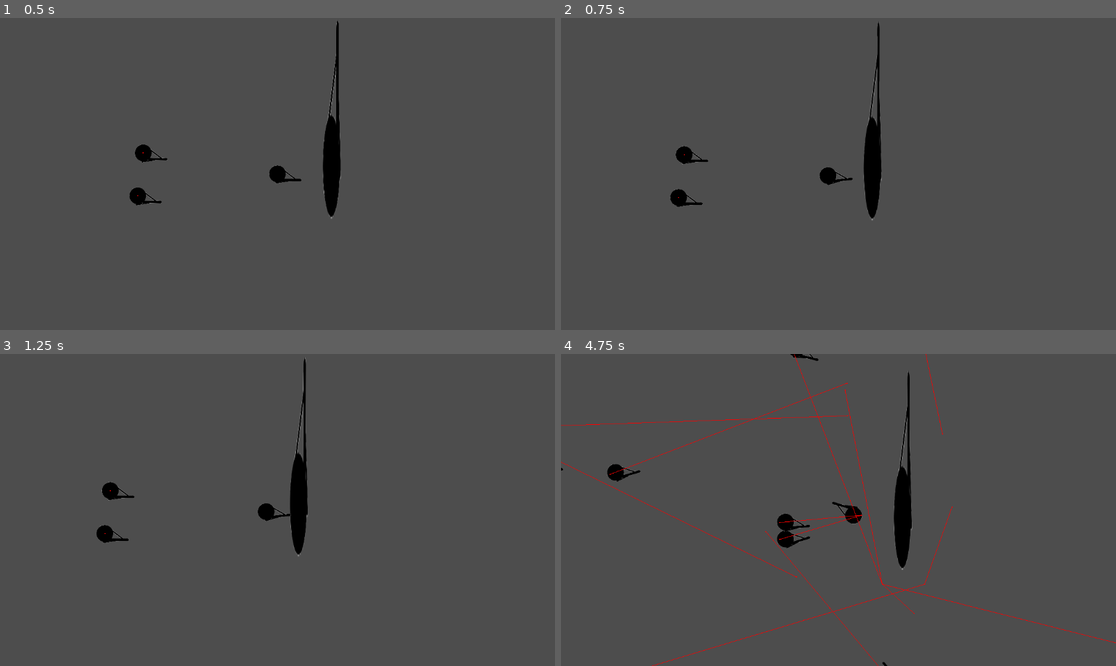
Above: before the commit, frames 1-4 (two rows, left to right).
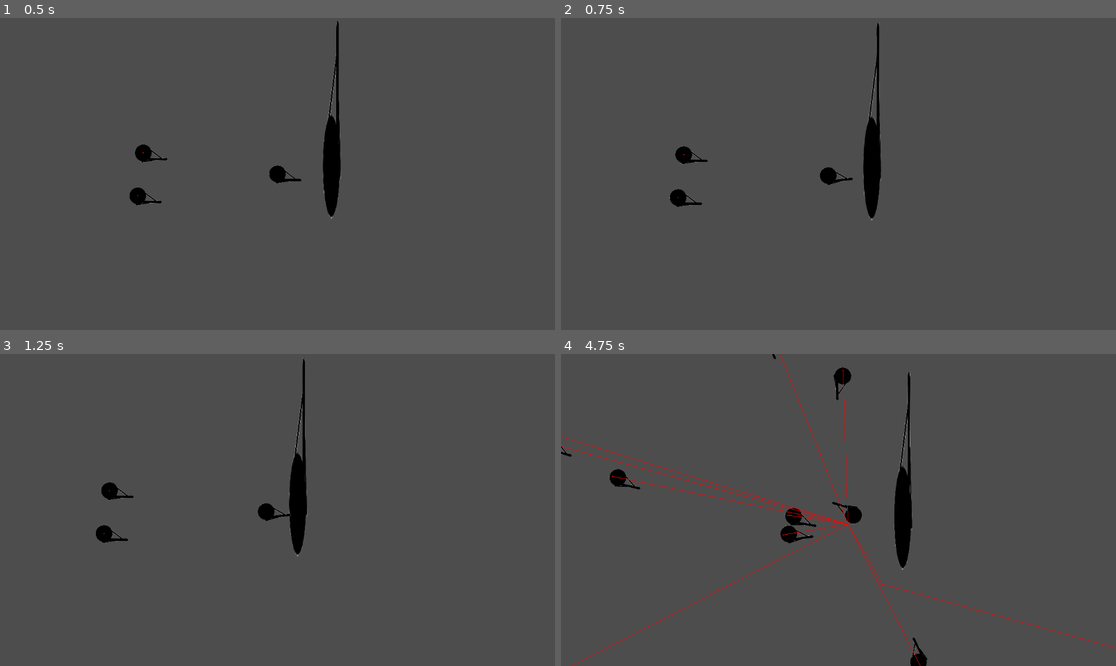
Above: after the commit, the same moments.

Repository: RealBenjo/Dead-Deal
Game: Godot game, scene res://scenes/levels/outside.tscn
Same seed, same stepped clock (60 frames per second), same inputs: the game is played once before the commit and once after it.
Inputs (mouse positions are in pixels of both pictures, inside the frame that each line leads up to):
- Up to frame 1 (0.5 s): no input
- Up to frame 2 (0.75 s): tap Enter at 0.5 s; move the mouse to (960, 158) at 0.52 s; hold D (right) from 0.53 s (still down); hold C (state_toggle) from 0.53 s (still down)
- Up to frame 3 (1.25 s): keep holding D (right); keep holding C (state_toggle)
- Up to frame 4 (4.75 s): move the mouse to (727, 525) at 1.27 s; release D (right) at 1.28 s; release C (state_toggle) at 1.28 s; hold S (down) 1.28-2.03 s; click (727, 525) at 1.35 s; tap C (state_toggle) at 1.55, 2.3, 2.85, 4.55 s; move the mouse to (894, 441) at 2.02 s; hold D (right) 2.03-2.78 s; hold Right mouse button (secondary_action) 2.03-2.78 s; move the mouse to (810, 572) at 2.77 s; hold W (up) 2.78-3.53 s; move the mouse to (1005, 556) at 3.52 s; hold C (state_toggle) 3.53-4.28 s; hold A (left) from 3.53 s (still down); move the mouse to (672, 463) at 4.27 s; click (672, 463) at 4.35 s

Frame 1 is identical in both runs. In frame 2, 0.3% of the frame differs, in the area x 19-58%, y 1-65%; in frame 3, 0.4%; in frame 4, 3.1%, in the area x 0-100%, y 0-100%.

Commit message:
Enemy states v0.1

Diff:
--- a/scenes/enemies/enemy.gd
+++ b/scenes/enemies/enemy.gd
@@ -10,32 +10,36 @@
 # vision vars
 @export_range(0, 360, 0.1, "degrees") var fov: float = 90.0
 @export var default_vision_length: int = 300
-var vision_length: Vector2 = Vector2(default_vision_length, 0) ##length in pixels
+var vision_length: Vector2 = Vector2(default_vision_length, 0)
 
 # basic functionality vars
-@export var speed: float = 100.0 ##player run speed is 400 for reference
-@export var health: int = 100 ##normal walker zombie has 100 health for reference
-@export var damage: int = 10 ##player health is 100 for reference
-
-#TODO: add awareness with the description down below (the shorter the distance, the faster the awareness buildup)
-##1000 means that if the player is standing still, it will take 1s for the zombie to spot you at the distance of 1000px
-@export var max_awareness: float = 1000.0
+@export var speed: float = 100.0
+@export var health: int = 100
+@export var damage: int = 10
+
+# awareness
+@export var max_awareness: float = 300.0
 var awareness: float = 0.0
 
-#state vars
-var player_seen: bool = false ##if player is seen, this is true
-var sound_heard: bool = false ##if any sound is heard, this is true
-
-#pathfinding vars
-var last_interest_pos: Vector2 ##the position where the enemy wants to go to
-var sound_position: Vector2 ##this position is given by the sound scene
-
-#patrol vars
+# state vars
+enum state {PATROLLING, INVESTIGATING, SEARCHING, ATTACKING}
+var current_state: state = state.PATROLLING
+var player_seen: bool = false
+var sound_heard: bool = false
+@onready var lose_player_timer: Timer = $Timers/LosePlayerTimer
+@onready var search_timer: Timer = $Timers/SearchTimer
+
+# pathfinding vars
+var last_interest_pos: Vector2
+var sound_position: Vector2
+
+# patrol vars
 @onready var patrol_timer: Timer = $Timers/PatrolTimer
-@export var patrol_time_min: float = 10.0 ##the minimum amount of time the enemy WILL stand at a patrol point
-@export var patrol_time_max: float = 30.0 ##the maximum amount of time the enemy CAN stand at a patrol point
+@export var patrol_time_min: float = 10.0
+@export var patrol_time_max: float = 30.0
 var patrol: Array
-var patrol_index: int = 0 # might make patrols with more than 2 positions
+var patrol_index: int = 0
+
 
 
 func _ready() -> void:
@@ -43,95 +47,213 @@
 	patrol_timer.wait_time = randf_range(patrol_time_min, patrol_time_max)
 	vision.target_position = vision_length
 
-func _physics_process(_delta):
-	# handles enemy vision detection
+	lose_player_timer.wait_time = 30.0
+	search_timer.wait_time = 180.0
+
+
+
+func _physics_process(delta):
+	handle_vision()
+	update_awareness(delta)
+
+	var next_path_pos = nav.get_next_path_position()
+	var dir = (next_path_pos - global_position).normalized()
+
+	state_machine(next_path_pos, dir)
+	update_vision_cone()
+
+	if nav.is_navigation_finished():
+		velocity = Vector2.ZERO
+		return
+
+	var desired_velocity = dir * speed
+	nav.set_velocity(desired_velocity)
+	velocity = nav.get_velocity()
+
+	# ✔ smooth rotation for ALL states
+	if dir.length() > 0.1:
+		rotation = lerp_angle(rotation, dir.angle(), 0.1)
+
+	move_and_slide()
+
+
+
+# VISION HANDLING
+func handle_vision() -> void:
 	if vision.is_colliding():
 		var collider = vision.get_collider()
 		if collider.is_in_group("Player"):
+
+			# ❌ REMOVED THE INSTANT-SPOT LOGIC
+			# DO NOT enter attacking instantly
+			# Awareness system will handle detection gradually
+
 			player_seen = true
 			sound_heard = false
+			lose_player_timer.start()
 		else:
 			player_seen = false
 	else:
 		player_seen = false
 
-	# both in global space
-	var next_path_pos = nav.get_next_path_position()
-	var dir = (next_path_pos - global_position).normalized()
-
-	switch_state(next_path_pos, dir)
-
-	# handles enemy vision cone
-	var player_direction = (vision.get_parent().to_local(Globals.player_pos) - vision.position).angle() # direction in RAD
-	if rad_to_deg(player_direction) > fov/2: # checks if player on right side of enemy
+
+
+# AWARENESS LOGIC
+func update_awareness(delta: float) -> void:
+	if player_seen:
+		var dist := global_position.distance_to(Globals.player_pos)
+
+		# closer → faster buildup
+		var distance_factor = clamp(1.0 - (dist / 1000.0), 0.05, 1.0)
+
+		awareness += distance_factor * 300.0 * delta
+		awareness = clamp(awareness, 0.0, max_awareness)
+
+	else:
+		# gradual decay
+		awareness -= 200.0 * delta
+		awareness = clamp(awareness, 0.0, max_awareness)
+
+	# ✔ awareness now TRIGGERS spotting correctly
+	if awareness >= max_awareness and current_state != state.ATTACKING:
+		enter_attacking()
+
+
+
+# STATE MACHINE
+func state_machine(targeted_pos: Vector2, path_direction: Vector2) -> void:
+	match current_state:
+		state.PATROLLING:
+			process_patrolling(targeted_pos, path_direction)
+		state.INVESTIGATING:
+			process_investigating()
+		state.SEARCHING:
+			process_searching()
+		state.ATTACKING:
+			process_attacking()
+
+
+
+# STATE PROCESS FUNCTIONS
+func process_patrolling(targeted_pos: Vector2, path_direction: Vector2) -> void:
+	if sound_heard:
+		enter_investigating()
+
+	if awareness >= max_awareness:
+		enter_attacking()
+
+	vision_length = Vector2.RIGHT * default_vision_length
+	vision.target_position = vision_length
+	velocity = Vector2.ZERO
+
+	if nav.is_navigation_finished() and patrol_timer.is_stopped():
+		patrol_timer.start()
+
+
+
+func process_investigating() -> void:
+	if awareness >= max_awareness:
+		enter_attacking()
+
+	if nav.is_navigation_finished():
+		enter_searching()
+
+	vision_length = Vector2.RIGHT * default_vision_length
+	vision.target_position = vision_length
+
+
+
+func process_searching() -> void:
+	if awareness >= max_awareness:
+		enter_attacking()
+
+	if nav.is_navigation_finished():
+		var rand_offset = Vector2(randi_range(-500, 500), randi_range(-500, 500))
+		last_interest_pos = global_position + rand_offset
+		make_path(last_interest_pos)
+
+	if search_timer.is_stopped():
+		enter_patrolling()
+
+
+
+func process_attacking() -> void:
+	if player_seen:
+		last_interest_pos = Globals.player_pos
+	else:
+		look_at(last_interest_pos)
+
+	vision_length = Vector2.RIGHT * 3000
+	make_path(last_interest_pos)
+
+	if nav.is_navigation_finished() and !player_seen:
+		if lose_player_timer.is_stopped():
+			lose_player_timer.start()
+
+
+
+# VISION CONE
+func update_vision_cone() -> void:
+	var player_direction = (vision.get_parent().to_local(Globals.player_pos) - vision.position).angle()
+	if rad_to_deg(player_direction) > fov/2:
 		player_direction = deg_to_rad(fov/2)
-	elif rad_to_deg(player_direction) < -1 * fov/2: # checks if player on left side of enemy
-		player_direction = deg_to_rad(-1 * fov/2)
-
-	vision.rotation = player_direction # places raycast to correct vision cone position
-
-	if nav.is_navigation_finished():
-		velocity = Vector2.ZERO
-		return
-
-
-	# move enemy, whilst trying to avoid others
-	var desired_velocity = dir * speed
-	nav.set_velocity(desired_velocity)
-	velocity = nav.get_velocity()
-	move_and_slide()
-
-##what the enemy does when player is seen, when sound is heard etc.
-func switch_state(targeted_pos: Vector2, path_direction: Vector2) -> void:
-	# handles enemy vision length and pathfinding to a position
-	if player_seen:
-		look_at(Globals.player_pos)
-		last_interest_pos = Globals.player_pos
-
-		vision_length = Vector2.RIGHT * 3000 # length in pixels
-		vision.target_position = vision_length
-
-	elif sound_heard:
-		sound_heard = false
-
-		# makes the enemy go to roughly where the sound was heard
-		var displaceX = randi_range(-500, 500)
-		var displaceY = randi_range(-500, 500)
-		last_interest_pos = sound_position + Vector2(displaceX, displaceY)
-
-	else:
-		# smooth rotation towards target
-		if (targeted_pos - global_position).length() > 4.0:
-			var target_angle = path_direction.angle()
-			rotation = lerp_angle(rotation, target_angle, 0.15)
-
-		vision_length = Vector2.RIGHT * default_vision_length
-		vision.target_position = vision_length
-		velocity = Vector2.ZERO
-
-		if nav.is_navigation_finished() and patrol_timer.is_stopped(): #TODO: make more dynamic
-			patrol_timer.start()
-		# TODO: add idle animation or idle movement
-
+	elif rad_to_deg(player_direction) < -fov/2:
+		player_direction = deg_to_rad(-fov/2)
+
+	vision.rotation = player_direction
+
+
+
+# AUX
 func get_next_patrol_pos() -> void:
-	if patrol_index > 1: # might make patrols with more than 2 positions so keep it this way
+	if patrol_index > 1:
 		patrol_index = 0
-
-	last_interest_pos = patrol.get(patrol_index) # get next patrol pos
-
+	last_interest_pos = patrol.get(patrol_index)
 	patrol_index += 1
 
 func make_path(interest_position: Vector2) -> void:
 	nav.target_position = interest_position
 
+
+
+# STATE ENTER
+func enter_patrolling() -> void:
+	current_state = state.PATROLLING
+	patrol_timer.start()
+
+func enter_investigating() -> void:
+	current_state = state.INVESTIGATING
+	sound_heard = false
+	last_interest_pos = sound_position
+	make_path(last_interest_pos)
+
+func enter_attacking() -> void:
+	current_state = state.ATTACKING
+	lose_player_timer.start()
+
+func enter_searching() -> void:
+	current_state = state.SEARCHING
+	search_timer.start()
+
+
+
+# DAMAGE
 func take_damage(amount: int):
 	health -= amount
 	if health <= 0:
 		die()
 
 func die():
-	#anim.play("die")
 	queue_free()
 
 
-# premade signals
+
+# SIGNALS
+func _on_patrol_timer_timeout() -> void:
+	get_next_patrol_pos()
+
+func _on_lose_player_timer_timeout() -> void:
+	enter_searching()
+
+func _on_search_timer_timeout() -> void:
+	enter_patrolling()
--- a/scenes/enemies/enemy.tscn
+++ b/scenes/enemies/enemy.tscn
@@ -26,6 +26,16 @@
 
 [node name="Timers" type="Node" parent="."]
 
+[node name="PatrolTimer" type="Timer" parent="Timers"]
+
+[node name="LosePlayerTimer" type="Timer" parent="Timers"]
+
+[node name="SearchTimer" type="Timer" parent="Timers"]
+
 [node name="Vision" type="RayCast2D" parent="."]
 target_position = Vector2(500, 0)
 collision_mask = 5
+
+[connection signal="timeout" from="Timers/PatrolTimer" to="." method="_on_patrol_timer_timeout"]
+[connection signal="timeout" from="Timers/LosePlayerTimer" to="." method="_on_lose_player_timer_timeout"]
+[connection signal="timeout" from="Timers/SearchTimer" to="." method="_on_search_timer_timeout"]
--- a/scenes/enemies/zombie.gd
+++ b/scenes/enemies/zombie.gd
@@ -7,7 +7,7 @@
 func _on_path_find_timer_timeout() -> void:
 	make_path(last_interest_pos)
 
-func _on_patrol_timer_timeout() -> void:
-	patrol_timer.wait_time = randf_range(patrol_time_min, patrol_time_max)
-	get_next_patrol_pos()
-	make_path(last_interest_pos)
+#func _on_patrol_timer_timeout() -> void:
+	#patrol_timer.wait_time = randf_range(patrol_time_min, patrol_time_max)
+	#get_next_patrol_pos()
+	#make_path(last_interest_pos)
--- a/scenes/player/player.gd
+++ b/scenes/player/player.gd
@@ -16,12 +16,16 @@
 var can_emit_move_sound: bool = true
 
 # state vars
-@export var hold_threshold: float = 0.1  # seconds to count as a "hold"
+##amount of seconds that count as a "button held". if a player holds the "state_toggle" button for less than this time,
+##the player character will NOT go prone, only crouch (depends on the current state of the player)
+@export var hold_threshold: float = 0.1
 enum state {STAND, CROUCH, PRONE}
 var current_state: state = state.STAND #TODO: load from save file
 var state_button_held_time: float = 0.0
 var is_button_held: bool = false
-var has_triggered_hold: bool = false #TODO: figure out what this does and document
+##if user didn't trigger hold but the threshold is surpassed, handle_hold_press() runs and this turns TRUE.
+##This prevents handle_tap() from running, after we already handled hold.
+var has_triggered_hold: bool = false
 
 var direction: Vector2
 var speed: int = 300
@@ -31,11 +35,11 @@
 var player_direction
 
 func _process(delta: float) -> void:
-	# handles player movement inputs
+	# -- HANDLES PLAYER MOVEMENT INPUTS --
 	if is_button_held:
 		state_button_held_time += delta
 
-		if state_button_held_time >= hold_threshold and not has_triggered_hold:
+		if state_button_held_time >= hold_threshold and !has_triggered_hold:
 			handle_hold_press()
 			has_triggered_hold = true
 
@@ -44,12 +48,12 @@
 	move_and_slide()
 	Globals.player_pos = global_position
 
-	# handles movement sound
+	# -- HANDLES MOVEMENT SOUND --
 	if velocity != Vector2.ZERO and can_emit_move_sound:
 		can_emit_move_sound = false
 
 		# calculates the current speed which is good as a loudness meter aparently (works on controller too!)
-		moving_loudness = (sqrt( pow(velocity.x, 2) + pow(velocity.y, 2)))
+		moving_loudness = sqrt( pow(velocity.x, 2) + pow(velocity.y, 2) )
 		sound_signal.emit(global_position, moving_loudness)
 		move_sound_timer.start()
 	elif velocity == Vector2.ZERO:
@@ -60,7 +64,7 @@
 	# rotate player
 	look_at(get_global_mouse_position())
 
-	# ADS zoom type shit
+	# ADS zoom type shi (this is probably temporary, DONT try to make it nice just yet)
 	if Input.is_action_pressed("secondary_action"):
 		weapon_zoom = 2.5
 	else:
@@ -70,7 +74,7 @@
 	# get player direction for bullet placement and rotation
 	player_direction = (get_global_mouse_position() - position).normalized()
 
-	# handles shooting
+	# -- HANDLES SHOOTING --
 	if Input.is_action_pressed("primary_action") and can_shoot and Globals.ammo > 0:
 		can_shoot = false
 		Globals.ammo -= 1
@@ -91,26 +95,17 @@
 		is_button_held = false
 
 		# If we never triggered the hold, treat it as a tap
-		if not has_triggered_hold:
+		if !has_triggered_hold:
 			handle_tap()
 
 # --- STATE HANDLERS ---
-func toggle_crouch() -> void:
-	match current_state:
-		state.STAND:
-			enter_crouch()
-		state.CROUCH:
-			enter_stand()
-		state.PRONE:
-			enter_stand()
-
 func handle_tap() -> void:
 	match current_state:
 		state.STAND:
 			enter_crouch()
 		state.CROUCH:
 			enter_stand()
-		state.PRONE:
+		_: # if we ever implement more states, remember to replace this with: state.PRONE
 			enter_crouch()
 
 func handle_hold_press() -> void:
@@ -125,17 +120,17 @@
 func enter_stand() -> void:
 	current_state = state.STAND
 	speed = 300
-	# TODO: collider, animation, speed adjustments
+	# TODO: collider, animation...
 
 func enter_crouch() -> void:
 	current_state = state.CROUCH
 	speed = 175
-	# TODO: collider, animation, speed adjustments
+	# TODO: collider, animation...
 
 func enter_prone() -> void:
 	current_state = state.PRONE
 	speed = 100
-	# TODO: collider, animation, speed adjustments
+	# TODO: collider, animation...
 
 
 # premade signals
--- a/scenes/player/player.tscn
+++ b/scenes/player/player.tscn
@@ -9,6 +9,7 @@
 [node name="Player" type="CharacterBody2D" groups=["Player"]]
 collision_mask = 30
 script = ExtResource("1_1kbk7")
+hold_threshold = 0.13
 
 [node name="Sprite2D" type="Sprite2D" parent="."]
 position = Vector2(35, 2)
